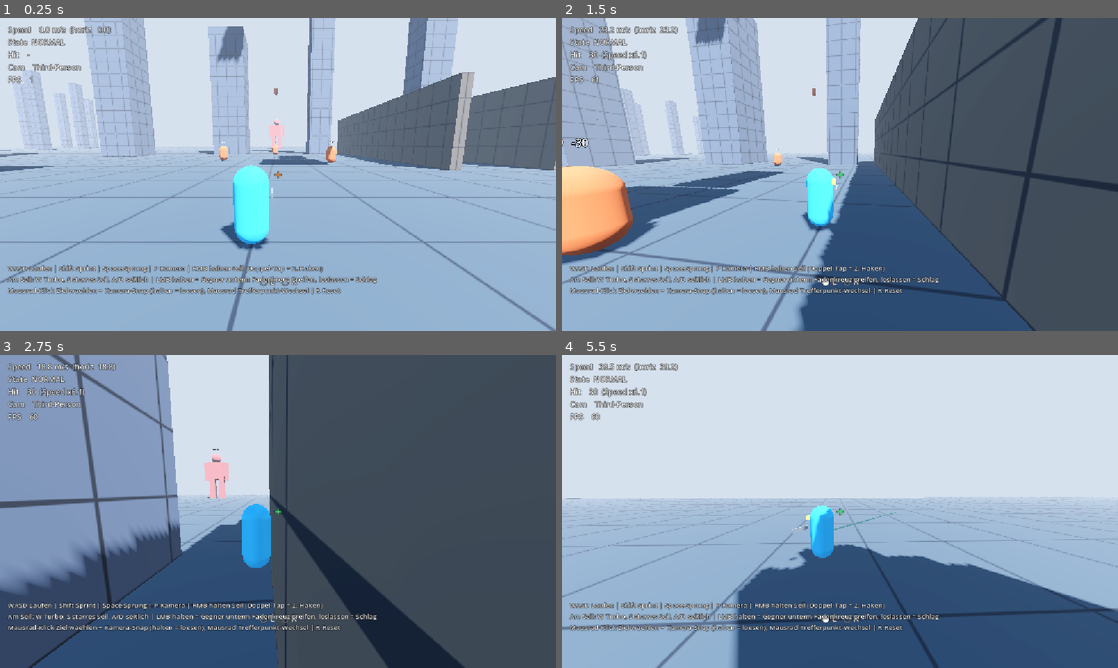
Above: before the commit, frames 1-4 (two rows, left to right).
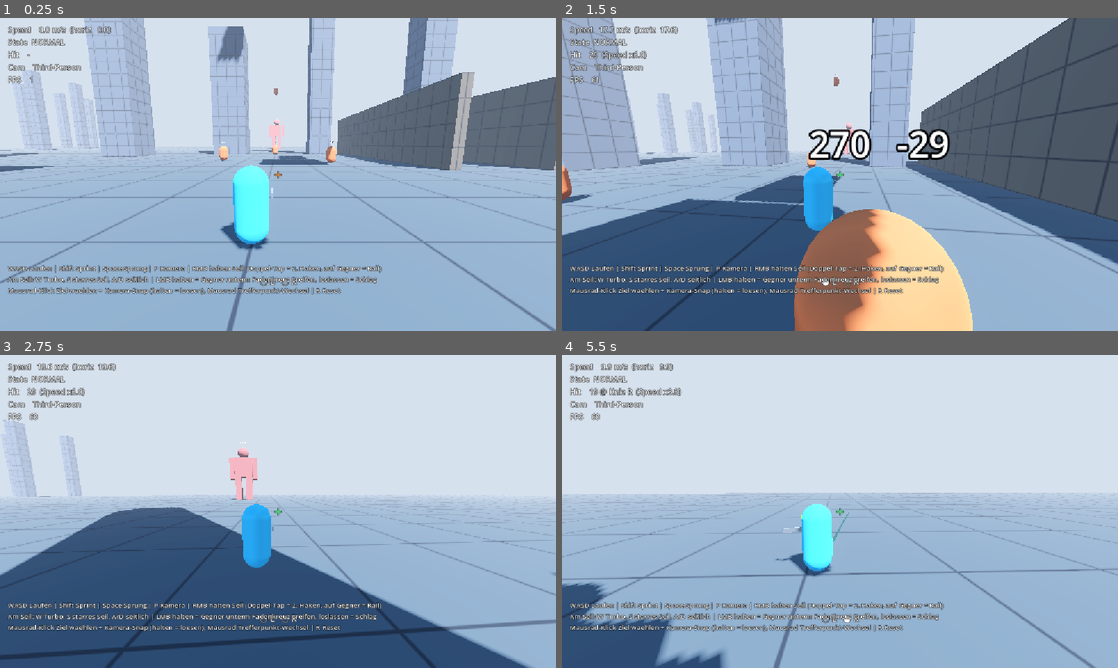
Above: after the commit, the same moments.

Repository: TheRaven36/Spirit-Drive
Game: Godot game, scene res://scenes/test_arena.tscn
Same seed, same stepped clock (60 frames per second), same inputs: the game is played once before the commit and once after it.
Inputs (mouse positions are in pixels of both pictures, inside the frame that each line leads up to):
- Up to frame 1 (0.25 s): no input
- Up to frame 2 (1.5 s): move the mouse to (867, 174) at 0.52 s; press the mouse at (867, 174) at 0.53 s; hold W (move_forward) from 0.53 s (still down); tap Space (jump) at 0.77 s; right-click (867, 174) at 0.8 s; move the mouse to (812, 174) at 1.27 s; release the mouse at (812, 174) at 1.28 s; right-click (812, 174) at 1.35 s
- Up to frame 3 (2.75 s): keep holding W (move_forward); tap Space (jump) at 1.52 s; click (250, 511) at 1.55 s; move the mouse to (289, 505) at 2.02 s; press the mouse at (289, 505) at 2.03 s; right-click (289, 505) at 2.3 s
- Up to frame 4 (5.5 s): keep holding W (move_forward); move the mouse to (834, 517) at 2.77 s; release the mouse at (834, 517) at 2.78 s; right-click (834, 517) at 2.85 s; tap Space (jump) at 3.02, 3.77, 4.52 s; click (834, 517) at 3.05 s; move the mouse to (878, 514) at 3.52 s; hold Middle mouse button (hard_lock) 3.53-4.28 s; right-click (878, 514) at 3.8 s; move the mouse to (795, 508) at 4.27 s; tap Mouse wheel down (lock_next) at 4.35 s; click (795, 508) at 4.55 s; move the mouse to (845, 511) at 5.02 s; hold Mouse wheel up (lock_prev) from 5.03 s (still down); click (845, 511) at 5.17 s; right-click (845, 511) at 5.3 s

The runs differ from the first frame. In frame 1, 0.2% of the frame differs, in the area x 57-69%, y 78-82%; in frame 2, 65%; in frame 3, 73%, in the area x 0-100%, y 0-100%; in frame 4, 29%.

Commit message:
Gegner-Anflug: Momentum-Umlenkung, Rail-Lock mit zwei Seilen
- Beim Anheften an einen Gegner wird der Schwung per slerp zum Ziel gedreht (Betrag bleibt)
- Ein Seil: sanftes Nachlenken, Schwerkraft + A/D bleiben -> organische Kurven
- Zwei Seile am selben Gegner (RMB-Doppel-Tap oder RMB + LMB) = Rail: hartes Ausrichten,
  keine Schwerkraft, kein seitlicher Drift, Winden mit Combat-Staerke
- RMB auf Gegner-Koerper ohne Lock-Punkt (Riese) merkt den Gegner als Ziel
- HUD zeigt RAIL; Smoke-Tests vergleichen Ein-Seil- und Rail-Anflug, Doppel-Tap und LMB im Rail

Co-Authored-By: Claude Opus 5.5 <noreply@anthropic.com>
Claude-Session: https://claude.ai/code/session_01Q6pZHHxXencxeVhr1f6PbU

Diff:
--- a/scripts/debug_hud.gd
+++ b/scripts/debug_hud.gd
@@ -43,7 +43,7 @@
 	_hooks.position.y -= 90
 
 	var help := _make_label(
-			"WASD Laufen | Shift Sprint | Space Sprung | P Kamera | RMB halten Seil (Doppel-Tap = 2. Haken)\n"
+			"WASD Laufen | Shift Sprint | Space Sprung | P Kamera | RMB halten Seil (Doppel-Tap = 2. Haken, auf Gegner = Rail)\n"
 			+ "Am Seil: W Turbo, S starres Seil, A/D seitlich | LMB halten = Gegner unterm Fadenkreuz greifen, "
 			+ "loslassen = Schlag\nMausrad-Klick Ziel waehlen + Kamera-Snap (halten = loesen), "
 			+ "Mausrad Trefferpunkt-Wechsel | R Reset", 14)
@@ -80,7 +80,9 @@
 		extra = "   TURBO"
 	elif g.is_rope_rigid():
 		extra = "   STARR"
-	if g.combat_hook():
+	if g.is_rail_locked():
+		extra += "   RAIL"
+	elif g.combat_hook():
 		extra += "   ANGRIFF"
 
 	_update_reticle(g)
--- a/scripts/guardian_controller.gd
+++ b/scripts/guardian_controller.gd
@@ -26,6 +26,10 @@
 ##             Reichweite grau, kein Seil), danach wird sie automatisch geloescht.
 ##             LMB halten = Seil zum gewaehlten Punkt, loslassen = Schlag.
 ##           Ganz nah am Ziel (< auto_grab_min_dist) schlaegt LMB direkt zu.
+## Gegner-Anflug: Beim Anheften an einen Gegner wird der Schwung zum Ziel umgelenkt
+##           (Betrag bleibt). Ein Seil = organische Kurve (sanftes Nachlenken, Schwerkraft
+##           wirkt). Beide Seile am selben Gegner (RMB-Doppel-Tap bzw. RMB + LMB) = Rail:
+##           harte Ausrichtung, keine Schwerkraft, kein seitlicher Drift – gerader Anflug.
 ## Kamera:   P = Third-/First-Person, nahtlos ueberblendet.
 ##
 ## Physik in _physics_process, Kamera/Visuals in _process ueber die
@@ -105,6 +109,15 @@
 ## Unter dieser Distanz zum Ziel feuert LMB kein Seil, sondern schlaegt direkt (Messer-Reichweite).
 @export var auto_grab_min_dist := 4.5
 
+# --- Gegner-Anflug: ein Seil (organisch) vs. zwei Seile (Rail) ---------
+@export_group("Enemy Dash")
+## Anteil (0..1), um den der Schwung beim Anheften Richtung Gegner gedreht wird.
+@export var single_intercept := 0.25
+@export var rail_intercept := 0.7
+## Nachlenken pro Sekunde (1/s) waehrend des Anflugs – Betrag der Geschwindigkeit bleibt.
+@export var single_steer_rate := 3.0
+@export var rail_steer_rate := 12.0
+
 # --- Free-Flow Auto-Grab (LMB ohne Hard-Lock) ------------------------------
 @export_group("Auto Grab")
 ## Grosszuegiger Fang-Kegel um das Fadenkreuz fuer den Auto-Grab.
@@ -594,8 +607,13 @@
 	if aim_kind == AimKind.NONE:
 		return null
 	var h := _take_free_hip()
-	if h != null:
-		h.attach(aim_point, aim_target if aim_kind == AimKind.ENEMY else null, global_position)
+	if h == null:
+		return null
+	var tgt: Node3D = aim_target if aim_kind == AimKind.ENEMY else null
+	if tgt == null and aim_collider is Node3D and hit_receiver_of(aim_collider) != null:
+		tgt = aim_collider  # Gegner-Koerper (z. B. Riese): Seil haengt am Gegner
+	h.attach(aim_point, tgt, global_position)
+	_intercept_momentum()
 	return h
 
 
@@ -631,6 +649,7 @@
 		h = hook_left if _primary == hook_right else hook_right
 		h.release()
 	h.attach(p, target, global_position, true)
+	_intercept_momentum()
 	velocity += (p - global_position).normalized() * combat_pull_impulse
 	if is_on_floor():
 		velocity.y = maxf(velocity.y, 6.0)
@@ -653,7 +672,7 @@
 func _winch_mult(h: GrappleHook) -> float:
 	if is_rope_rigid():
 		return 0.0
-	var m := combat_reel_mult if h != null and h.combat else reel_base_mult
+	var m := combat_reel_mult if (h != null and h.combat) or is_rail_locked() else reel_base_mult
 	return m * (reel_turbo_mult if is_turbo() else 1.0)
 
 
@@ -683,8 +702,11 @@
 		if h.active:
 			h.update_bends(space, global_position, velocity, ex, grapple_mask)
 
-	velocity.y -= gravity * delta
-	_rope_steer(delta)
+	var rail := is_rail_locked()
+	if not rail:
+		velocity.y -= gravity * delta  # Rail traegt den Spieler – kein Durchsacken
+		_rope_steer(delta)
+	_steer_to_enemy(rail_steer_rate if rail else single_steer_rate, delta)
 	if is_on_floor():
 		_try_ground_jump()
 	_solve_ropes(delta)
@@ -755,6 +777,46 @@
 			h.rope_length = clampf(minf(h.rope_length, next.distance_to(h.pivot())), rope_min_length, max_len)
 
 
+## Gegner, an dem ein straffes Seil haengt (Schadens-Empfaenger), sonst null.
+func _enemy_of(h: GrappleHook) -> Node:
+	if not h.active or h.slack or not is_instance_valid(h.target):
+		return null
+	return hit_receiver_of(h.target)
+
+
+## Rail: beide Seile straff am selben Gegner.
+func is_rail_locked() -> bool:
+	var e := _enemy_of(hook_left)
+	return e != null and e == _enemy_of(hook_right)
+
+
+## Anflugpunkt: Rail = Mitte beider Pivots (symmetrischer Zug), ein Seil = dessen Pivot.
+## Vector3.INF = kein Gegner-Anflug (kein Seil am Gegner oder zwei verschiedene Gegner).
+func enemy_goal() -> Vector3:
+	if is_rail_locked():
+		return (hook_left.pivot() + hook_right.pivot()) * 0.5
+	var on_enemy := hooks.filter(func(h: GrappleHook) -> bool: return _enemy_of(h) != null)
+	return on_enemy[0].pivot() if on_enemy.size() == 1 else Vector3.INF
+
+
+## Abfangen beim Anheften: Schwung sofort teilweise Richtung Gegner drehen (nicht nullen).
+func _intercept_momentum() -> void:
+	_redirect_velocity(enemy_goal(), rail_intercept if is_rail_locked() else single_intercept)
+
+
+func _steer_to_enemy(rate: float, delta: float) -> void:
+	_redirect_velocity(enemy_goal(), 1.0 - exp(-rate * delta))
+
+
+## Dreht die Geschwindigkeit um `amount` (0..1) Richtung `goal`, der Betrag bleibt erhalten.
+## Innerhalb von hang_length nicht mehr – dort uebernimmt der Aufprall/Schlag.
+func _redirect_velocity(goal: Vector3, amount: float) -> void:
+	if goal == Vector3.INF or global_position.distance_to(goal) <= hang_length:
+		return
+	var dir := global_position.direction_to(goal)
+	velocity = velocity.slerp(dir * velocity.length(), amount)
+
+
 ## A / D am Seil: seitlich quer zum Seil ausweichen / schwingen.
 ## (W / S bedienen die Winde und steuern hier nicht.)
 func _rope_steer(delta: float) -> void:
--- a/scripts/guardian_input.gd
+++ b/scripts/guardian_input.gd
@@ -7,6 +7,7 @@
 ## Layout:
 ##   LMB / X ............ attack        (Jagdmesser-Slash)
 ##   RMB / LT ........... grapple       (straffes Seil, halten; Doppel-Tap = 2. Haken)
+##                        Doppel-Tap auf einen Gegner = Rail (gerader Anflug)
 ##   W / S am Seil ...... Winde: W = Turbo-Einzug, S = starres Seil (A/D = seitlich)
 ##   Mausrad-Klick / R3 . hard_lock     (Ziel waehlen + Kamera-Snap-Impuls, halten = loesen)
 ##   Mausrad / D-Pad L-R  lock_next / lock_prev (Trefferpunkt-/Ziel-Wechsel)
--- a/tests/movement_smoke_test.gd
+++ b/tests/movement_smoke_test.gd
@@ -37,6 +37,8 @@
 	await _test_hitbox_alignment()
 	await _test_auto_grab_free_flow()
 	await _test_auto_grab_hold()
+	await _test_enemy_dash_single_vs_rail()
+	await _test_rail_double_tap()
 	await _test_hard_lock_camera()
 	await _test_hard_lock_out_of_range()
 	await _test_free_camera_while_swinging()
@@ -648,6 +650,89 @@
 	await _frames(40)
 
 
+func _test_enemy_dash_single_vs_rail() -> void:
+	print("Gegner-Anflug: ein Seil (organisch) vs. zwei Seile (Rail)")
+	var single := await _enemy_dash(false)
+	var rail := await _enemy_dash(true)
+	print("    ein Seil: Abweichung %.1f m, Durchsacken %.1f m, Treffer %s nach %d Frames"
+			% [single.dev, single.drop, single.reached, single.frames])
+	print("    Rail:     Abweichung %.1f m, Durchsacken %.1f m, Treffer %s nach %d Frames"
+			% [rail.dev, rail.drop, rail.reached, rail.frames])
+	_check(not single.rail and rail.rail, "Rail nur mit zwei Seilen am selben Gegner")
+	_check(single.speed_kept > 0.9 and rail.speed_kept > 0.9,
+			"Abfangen nullt den Schwung nicht (%.0f %% / %.0f %% Tempo erhalten)"
+			% [single.speed_kept * 100.0, rail.speed_kept * 100.0])
+	_check(rail.angle0 < single.angle0, "Rail dreht den Schwung beim Anheften staerker zum Ziel (%.0f° vs %.0f°)"
+			% [rail.angle0, single.angle0])
+	_check(single.reached, "ein Seil trifft trotzdem sicher (nur ueber eine Kurve)")
+	_check(single.dev > rail.dev * 2.0, "ein Seil = weitere, organische Kurve")
+	_check(rail.reached and rail.dev < 2.0 and rail.drop < 1.0,
+			"Rail = gerader Anflug ohne Durchsacken bis ins Ziel")
+	_check(rail.reached and rail.frames <= single.frames, "Rail kommt mindestens so schnell an")
+
+
+## Schneller Seitwaerts-Flug neben einem schwebenden Dummy, dann Seil(e) zum Gegner.
+## Misst Abweichung von der Geraden Start->Ziel, Durchsacken unter die Linie und
+## die Frames bis in Messer-Reichweite.
+func _enemy_dash(rail: bool) -> Dictionary:
+	var d := _dummy_near(Vector3(0, 18, -60))
+	await _place(Vector3(14, 18, -48), 0.0, 0.0)
+	var goal := d.get_lock_point()
+	var start := g.global_position
+	var line := start.direction_to(goal)
+	g.velocity = Vector3(12, 0, -14).normalized() * 20.0 + Vector3.DOWN * 5.0  # quer + fallend
+	var speed0 := g.velocity.length()
+	if rail:
+		g.hook_right.attach(goal, d, start)  # erstes Seil (wie RMB auf den Gegner)
+	g._fire_combat_hook(d)
+	var res := {"rail": g.is_rail_locked(), "speed_kept": g.velocity.length() / speed0,
+			"angle0": rad_to_deg(g.velocity.angle_to(start.direction_to(goal))),
+			"dev": 0.0, "drop": 0.0, "reached": false, "frames": 0}
+	for i in 120:
+		await physics_frame
+		var rel := g.global_position - start
+		var on_line := start + line * rel.dot(line)
+		res.dev = maxf(res.dev, g.global_position.distance_to(on_line))
+		res.drop = maxf(res.drop, on_line.y - g.global_position.y)
+		res.frames = i + 1
+		if g.global_position.distance_to(goal) < g.knife.lock_strike_reach:  # Schlag trifft
+			res.reached = true
+			break
+	g._release_all_hooks()
+	_revive(d)
+	return res
+
+
+func _test_rail_double_tap() -> void:
+	print("Rail per RMB-Doppel-Tap auf den Gegner")
+	var d := _dummy_near(Vector3(0, 18, -60))
+	await _place(Vector3(14, 18, -48), 0.0, 0.0)
+	_aim_at(d.get_lock_point())
+	await _process_frames(2)
+	await _frames(2)
+	await _tap("grapple")
+	await _frames(2)  # Loslassen registrieren -> Doppel-Tap-Fenster laeuft
+	_check(g.hooks_out() == 1 and not g.is_rail_locked(), "erster Tap: ein Seil am Gegner, noch kein Rail")
+	_aim_at(d.get_lock_point())
+	await _process_frames(1)
+	Input.action_press("grapple")
+	await _frames(2)
+	_check(g.hooks_out() == 2 and g.is_rail_locked(), "Doppel-Tap: beide Seile am Gegner = Rail")
+	var y0 := g.global_position.y
+	await _frames(15)
+	_check(g.global_position.y > y0 - 0.5, "Rail haelt die Hoehe (kein Durchsacken)")
+	Input.action_press("attack")
+	await _frames(2)
+	_check(g.combat_hook() != null and g.is_rail_locked(), "LMB im Rail: Combat-Seil am selben Gegner, Rail bleibt")
+	Input.action_release("attack")
+	await _frames(2)
+	_check(g.combat_hook() == null and g.knife.is_attacking(), "LMB loslassen = Schlag")
+	Input.action_release("grapple")
+	g._release_all_hooks()
+	_revive(d)
+	await _frames(5)
+
+
 func _test_hard_lock_camera() -> void:
 	print("Freie Kamera + Kamera-Snap-Impuls")
 	var d := _dummy_near(Vector3(0, 1, -40))
Not shown, changed: docs/PATCHNOTES.md
